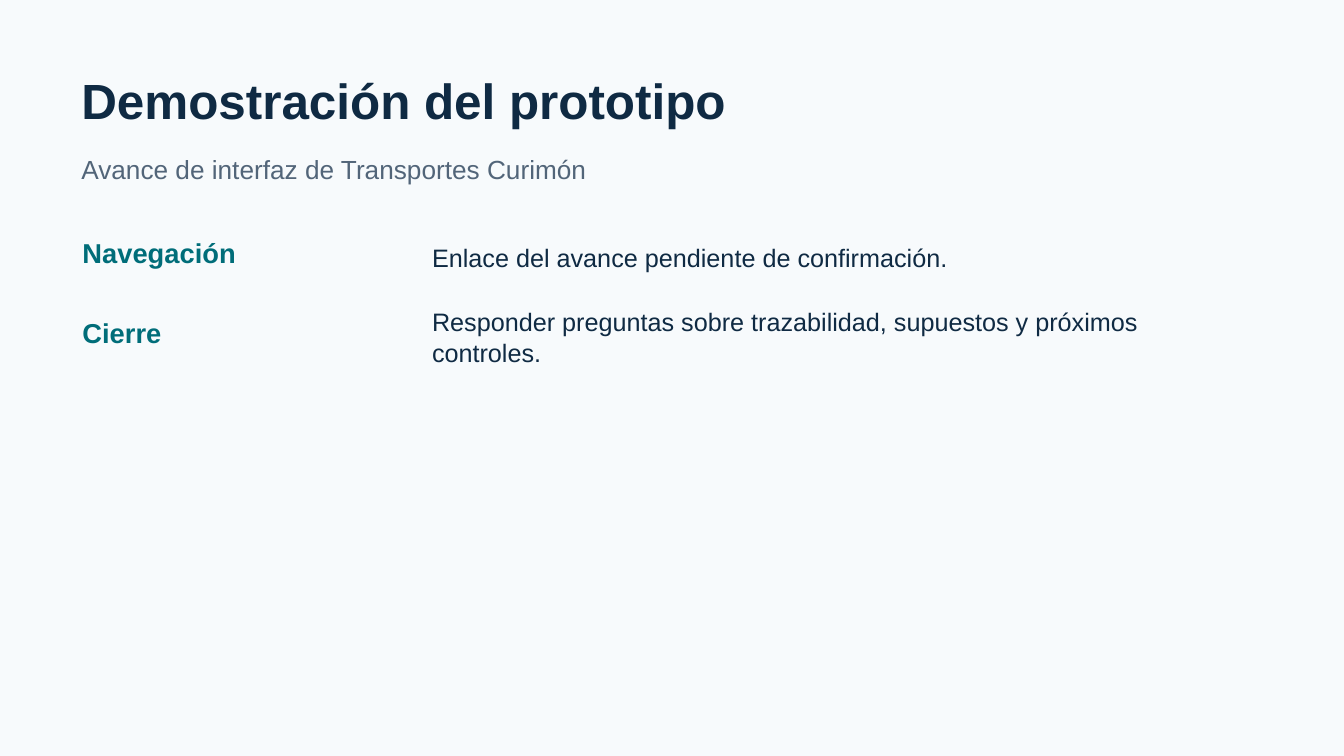
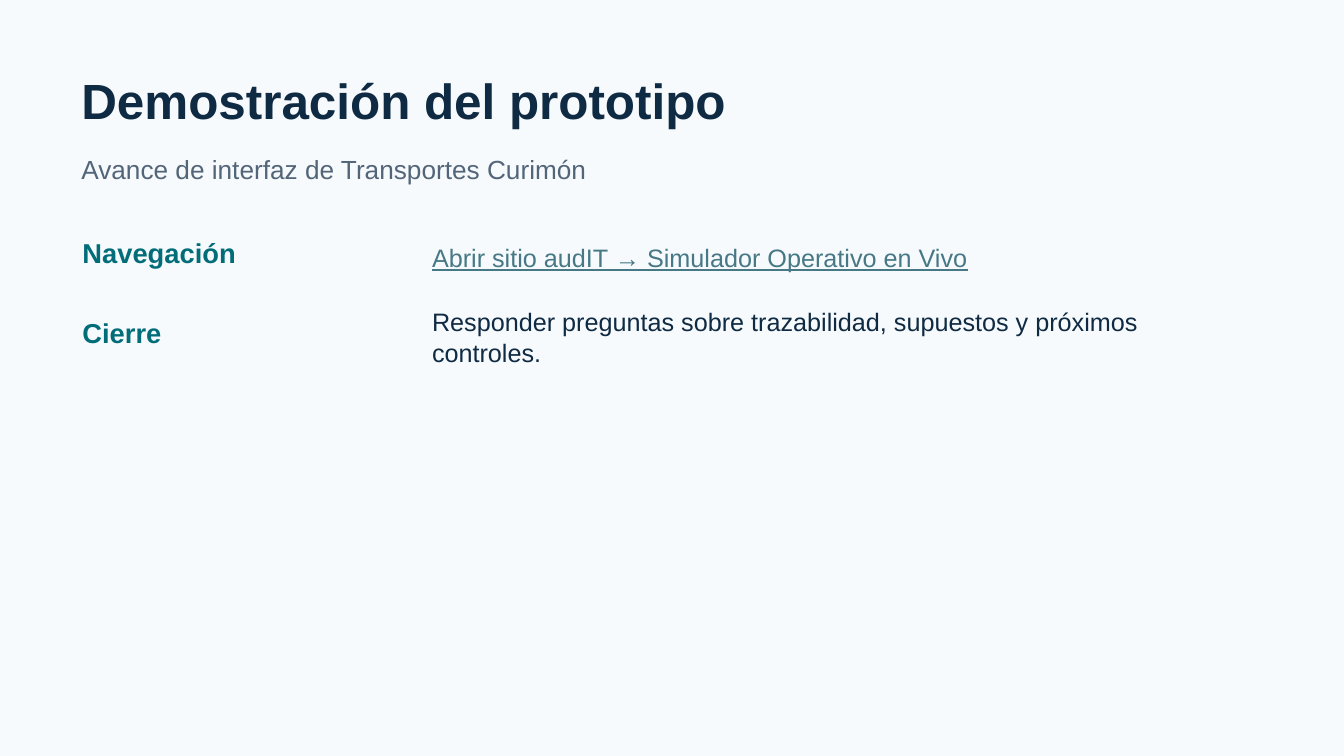
Before and after one commit to mvergaral/audIT, a slide deck: slide 7 of Informe-3/AUDIT-Informe3-Presentacion-Economica.pptx. Drawn at 1344x756 pixels with LibreOffice and Linux fonts; fonts in the diff are those of the drawing. Boxes give left, top, right and bottom in pixels: in the first picture for what was removed or moved away, otherwise in the second. Text is boxed around its words. In the diff, an @@ line names an element or a change of style, - is before the commit and + after.

```diff
--- a/Informe-3/AUDIT-Informe3-Presentacion-Economica.pptx
+++ b/Informe-3/AUDIT-Informe3-Presentacion-Economica.pptx
@@ text at (432, 248, 968, 272): text changed; text colour #0F2A43 to #467886 @@
-Enlace del avance pendiente de confirmación.
+Abrir sitio audIT → Simulador Operativo en Vivo
```
Also in this commit, not shown: 3 other files.
